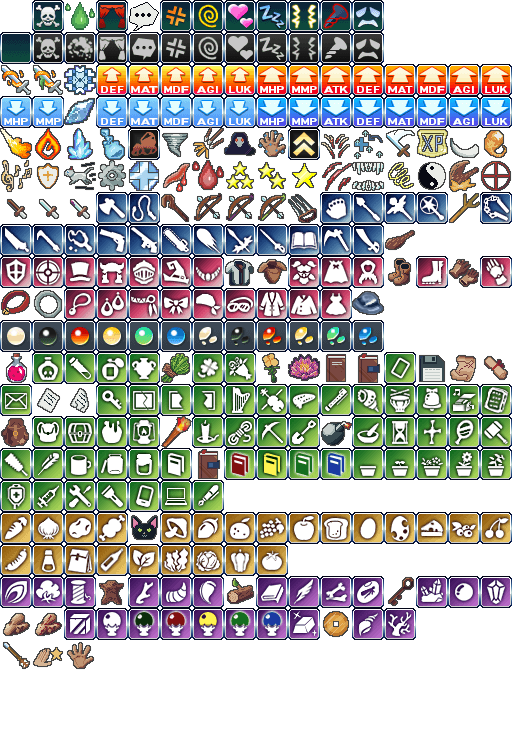
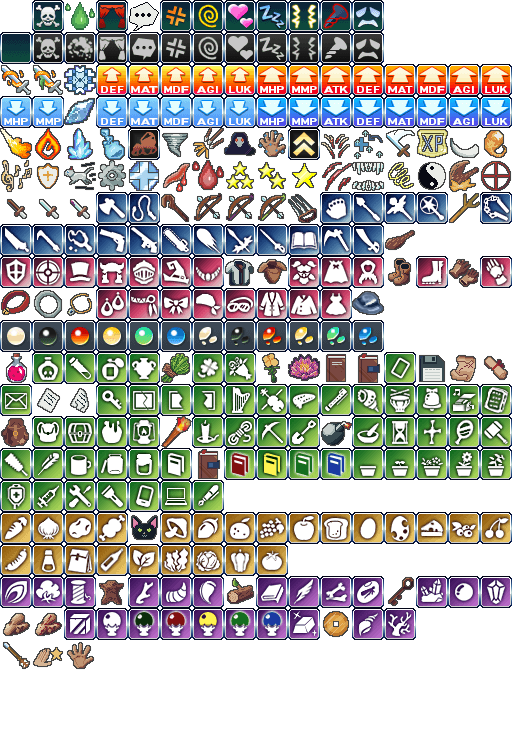
Revision of a layered (512, 736) image; what changed, layer by layer:
added layer "Dad's Pendant" above "Old Icon Set 2" over bbox(68, 294, 91, 315)
painted on "Layer 1" over bbox(64, 288, 96, 320)
